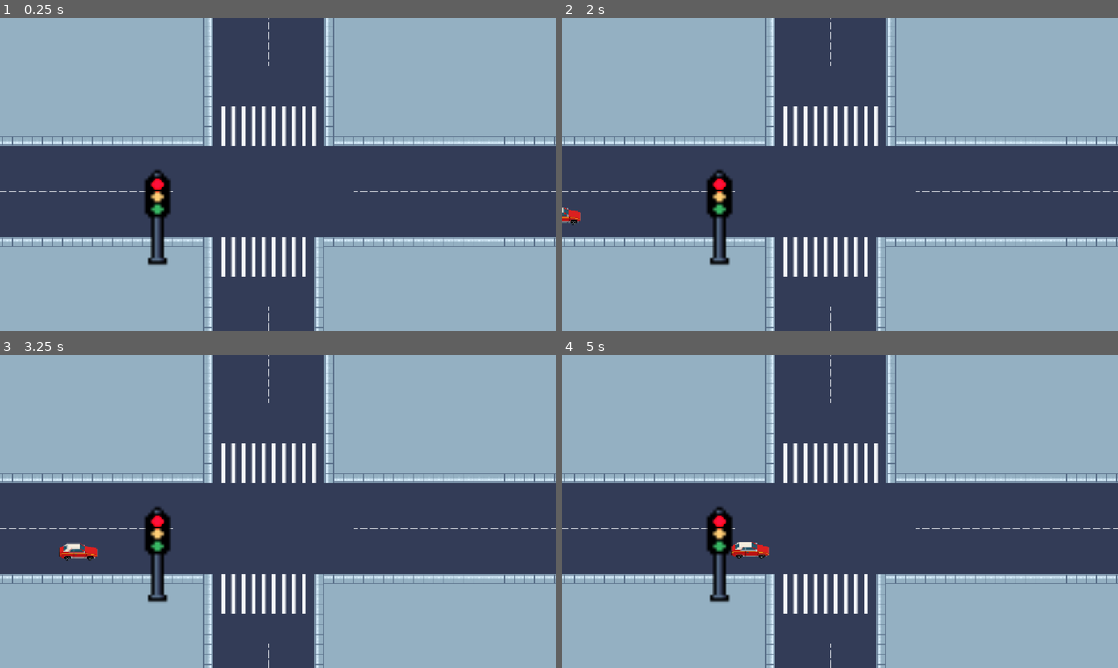
Above: before the commit, frames 1-4 (two rows, left to right).
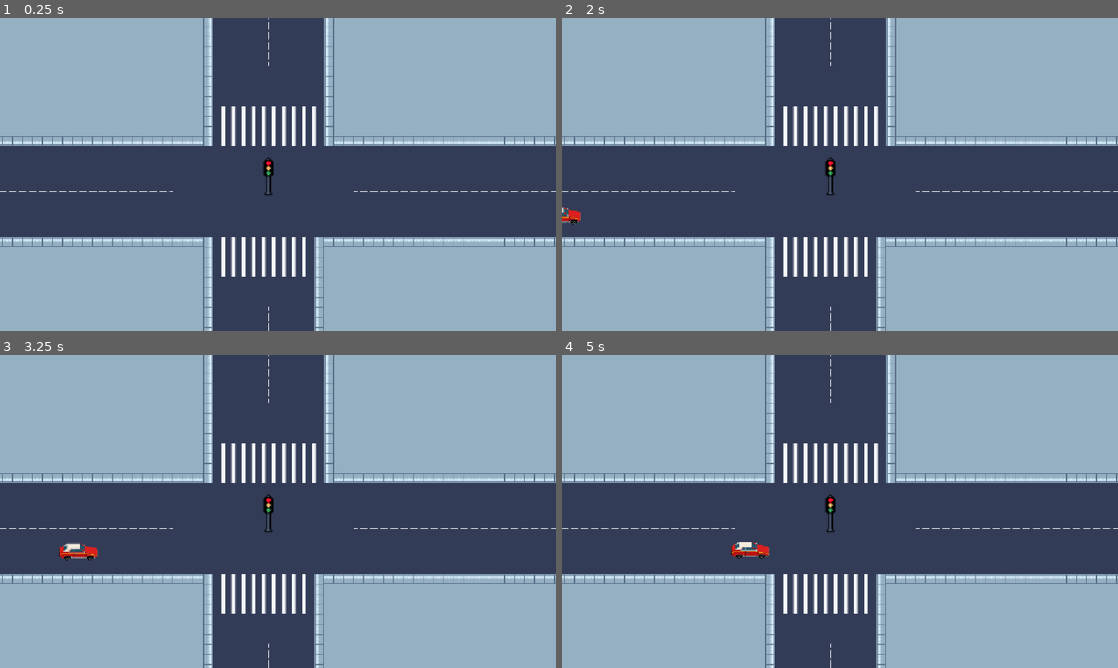
Above: after the commit, the same moments.

Repository: lafgo-fc/game-jam-repoooo
Game: Godot game, scene res://scne/test_one.tscn
Two runs of this game, one before a commit and one after it. Both use one fixed random seed, a clock stepped at 60 frames per second and the inputs below.
Inputs:
- Up to frame 1 (0.25 s): no input
- Up to frame 2 (2 s): tap Enter (ui_accept) at 0.5, 0.77, 1.25, 1.52 s; hold Right (ui_right) from 0.53 s (still down); tap F (traffic control) at 0.6, 1.35 s
- Up to frame 3 (3.25 s): release Right (ui_right) at 2.03 s; hold Left (ui_left) 2.03-2.78 s; tap F (traffic control) at 2.1, 2.85 s; hold Right (ui_right) from 2.78 s (still down); tap Enter (ui_accept) at 3.02 s
- Up to frame 4 (5 s): tap F (traffic control) at 3.6, 4.35 s; tap Enter (ui_accept) at 3.77, 4.52 s; release Right (ui_right) at 4.28 s; hold Left (ui_left) from 4.28 s (still down)

The runs differ from the first frame. In frame 1, 1.2% of the frame differs, in the area x 25-50%, y 44-79%; in frame 2, 1.2%; in frame 3, 1.2%; in frame 4, 1.2%.

Commit message:
correct scale of traffic light

Diff:
--- a/scne/test_one.tscn
+++ b/scne/test_one.tscn
@@ -629,8 +629,8 @@
 
 [node name="TrafficLighttt" parent="." unique_id=24907968 instance=ExtResource("3_fsm8h")]
 visibility_layer = 513
-position = Vector2(-209, 5.999998)
-scale = Vector2(5, 5)
+position = Vector2(-56, -14)
+scale = Vector2(2, 2)
 
 [node name="spawnr thing" parent="." unique_id=1807773249 node_paths=PackedStringArray("stop_point", "cross_point", "exit_point", "fuckoff") instance=ExtResource("4_f5p5n")]
 position = Vector2(-708, 84)
